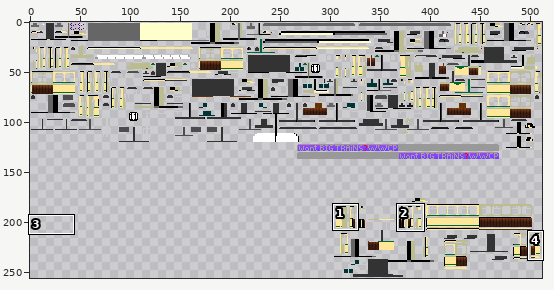
Two states of a sprite sheet, src/main/resources/assets/tc/textures/trains/Duewag_T4_Green.png. The picture above shows the old version from afar; the outline marks the close-up.
Close-up. First the earlier version:
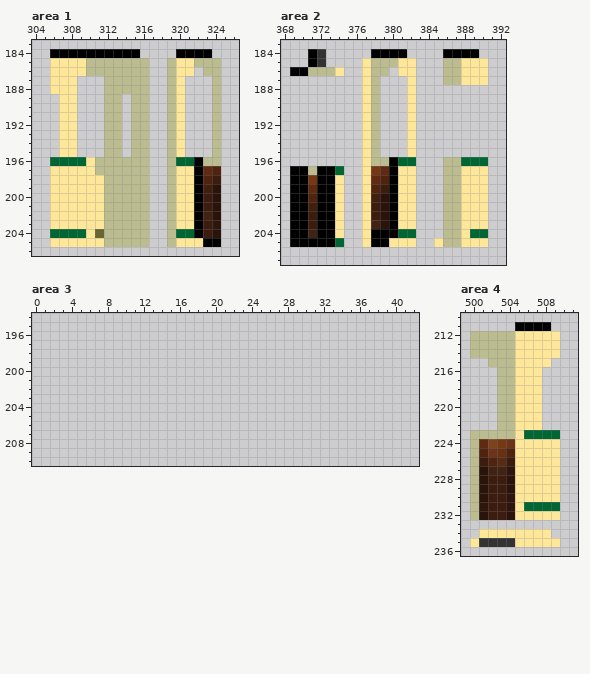
The file is 512x256 pixels. Colours within 5 levels of each other are drawn and written as one. Shown: area 1: x 304..326, y 183..206; area 2: x 368..392, y 183..207; area 3: x 0..42, y 194..210; area 4: x 499..511, y 210..236. The commit also changed other parts of the picture, which this record leaves out.
The result:
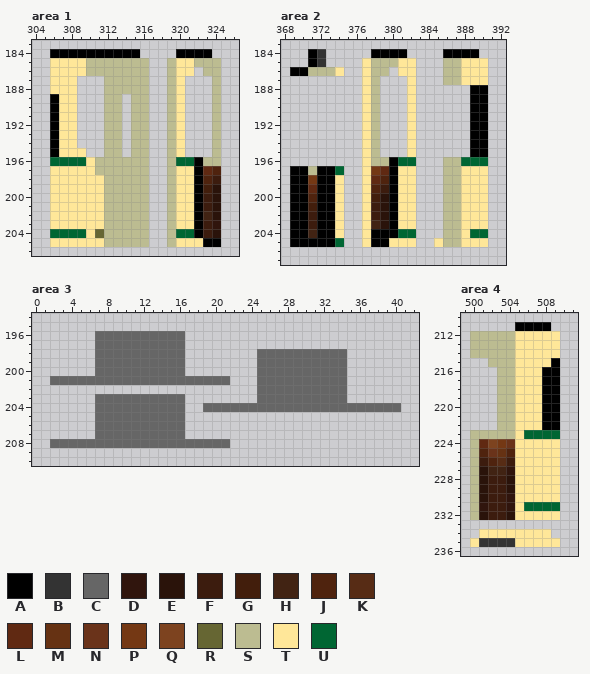
Palette (. is transparent): A #000000  B #333333  C #666666  D #30150d  E #2a130a  F #3c1c0e  G #421e0c  H #412313  J #4f230e  K #572c15  L #602912  M #663213  N #6a331a  P #743814  Q #7d431f  R #666633  S #bcbc91  T #ffe799  U #006633
The edit:
Area 1:
Colour A now appears in rows 189 to 195 at x 306.
Colour T now appears in row 195 at x 309.
Area 2:
Colour A now appears in rows 188 to 195 at x 389 to 390.
Area 3:
Colour C now appears in rows 196 to 197 at x 7 to 16; in rows 198 to 200 at x 7 to 16 and 25 to 34; in row 201 at x 2 to 21 and 25 to 34; in row 202 at x 25 to 34; in row 203 at x 7 to 16 and 25 to 34; in row 204 at x 7 to 16 and 19 to 40.
Colour C now appears in rows 205 to 207 at x 7 to 16; in row 208 at x 2 to 21.
Area 4:
Colour A now appears in row 215 at x 509; in rows 216 to 222 at x 508 to 509.
Pixel boxes of the changes (left, top, right, bottom) in both close-ups:
added: (50, 94, 86, 157)
added: (470, 85, 488, 157)
added: (50, 331, 401, 448)
added: (542, 358, 560, 430)
